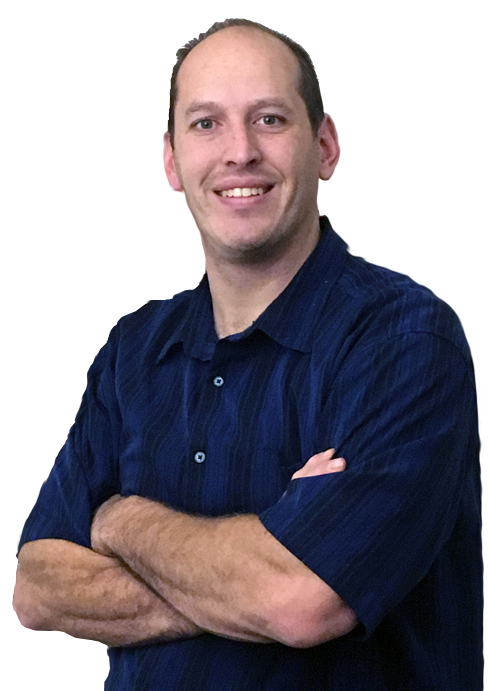
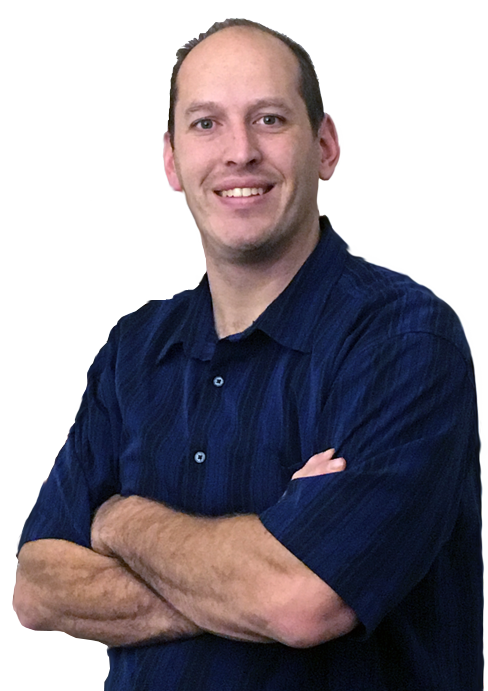
Comparing the layer stacks of the two (488, 691) images. Changes:
painted on "Layer 0" over [202, 257, 328, 306]
